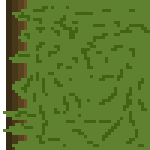
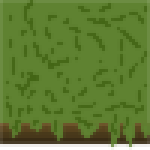
Before/after of a 150×150 layered artwork. What changed in the layer stack:
added layer "Layer copy #1" above "Background copy #1" over (3, 0, 150, 150)
added layer "Background copy #1" above "Layer" over (0, 0, 150, 147)
hid "Layer" over (3, 6, 150, 150)
hid "Background" over (6, 0, 150, 150)
